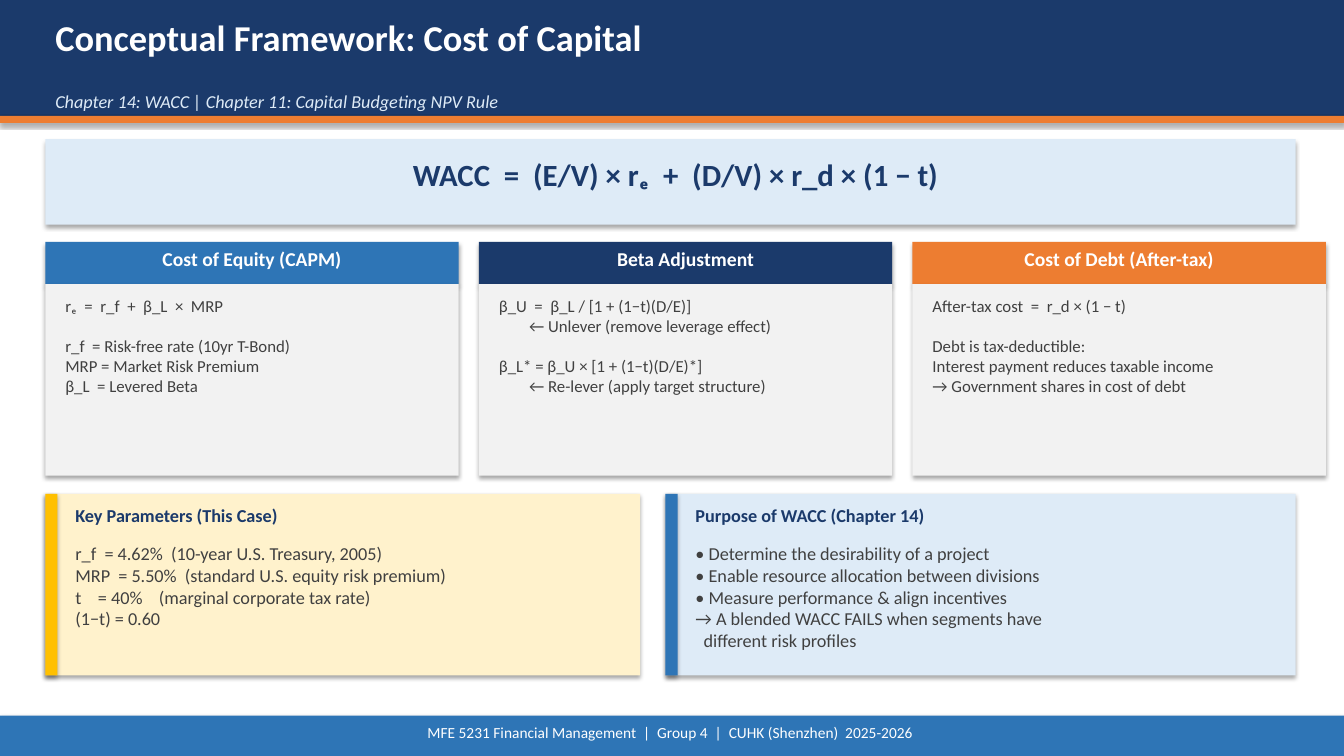
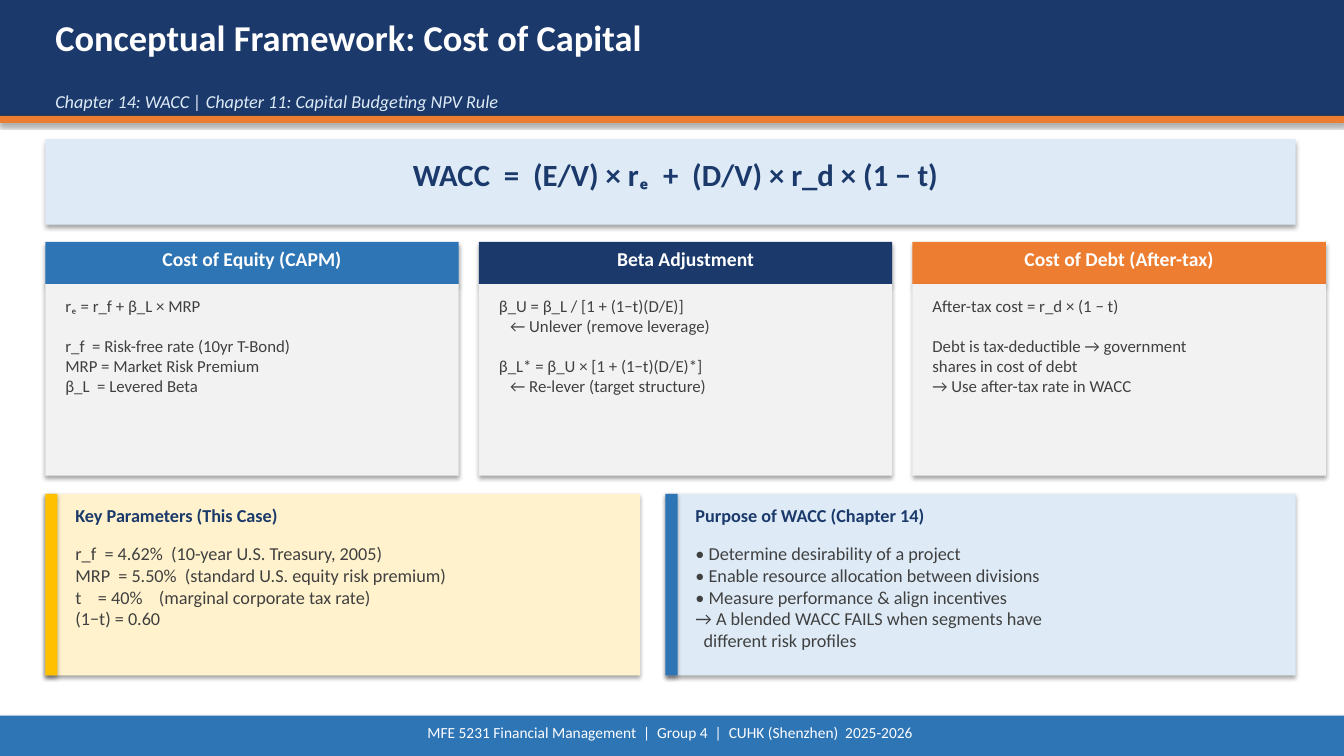
Before and after one commit to zou-haiyun-316/mfe5231casestudy, a slide deck: slide 4 of TeleTech_Case4_Presentation.pptx. Drawn at 1344x756 pixels with LibreOffice and Linux fonts; fonts in the diff are those of the drawing. Boxes give left, top, right and bottom in pixels: in the first picture for what was removed or moved away, otherwise in the second. Text is boxed around its words. In the diff, an @@ line names an element or a change of style, - is before the commit and + after.

```diff
--- a/TeleTech_Case4_Presentation.pptx
+++ b/TeleTech_Case4_Presentation.pptx
@@ text at box(499, 300, 710, 395): text changed @@
-β_U = β_L / [1 + (1−t)(D/E)]
-← Unlever (remove leverage effect)
-β_L* = β_U × [1 + (1−t)(D/E)*]
-← Re-lever (apply target structure)
+β_U = β_L / [1 + (1−t)(D/E)]
+← Unlever (remove leverage)
+β_L* = β_U × [1 + (1−t)(D/E)*]
+← Re-lever (target structure)
@@ text at box(932, 300, 1187, 392): text changed @@
-After-tax cost = r_d × (1 − t)
-Debt is tax-deductible:
-Interest payment reduces taxable income
-→ Government shares in cost of debt
+After-tax cost = r_d × (1 − t)
+Debt is tax-deductible → government
+shares in cost of debt
+→ Use after-tax rate in WACC
@@ text at box(704, 547, 1042, 650): text changed @@
-• Determine the desirability of a project
-• Enable resource allocation between divisions
-• Measure performance & align incentives
-→ A blended WACC FAILS when segments have
-different risk profiles
+• Determine desirability of a project
+• Enable resource allocation between divisions
+• Measure performance & align incentives
+→ A blended WACC FAILS when segments have
+different risk profiles
```
Also in this commit, not shown: 11 other slides changed, 1 other file.
